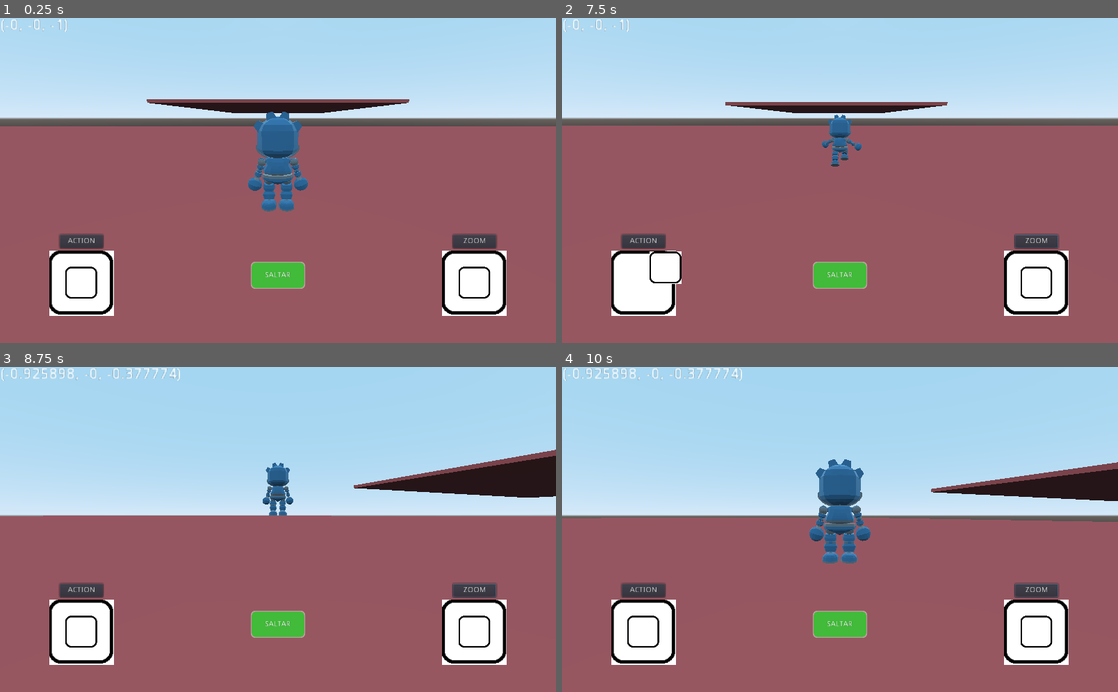
Above: before the commit, frames 1-4 (two rows, left to right).
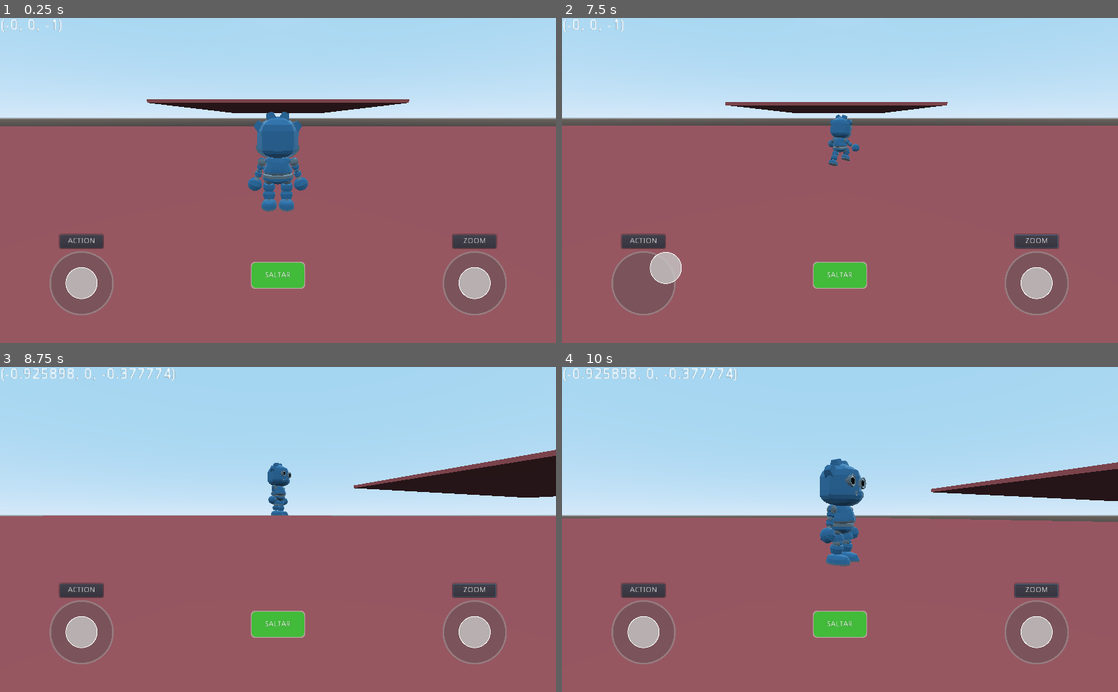
Above: after the commit, the same moments.

Repository: Pachodev77/godot1
Game: Godot game, scene res://escena/mapa_test.tscn
Same seed, same stepped clock (60 frames per second), same inputs: the game is played once before the commit and once after it.
Inputs (mouse positions are in pixels of both pictures, inside the frame that each line leads up to):
- Up to frame 1 (0.25 s): no input
- Up to frame 2 (7.5 s): click "ACTION" at 0.5 s; click "SALTAR" at 1.25 s; click "ZOOM" at 2 s; click "ACTION" at 2.75 s; click "SALTAR" at 3.5 s; click "ZOOM" at 4.25 s; click "ACTION" at 5 s; click "SALTAR" at 5.75 s; click "ZOOM" at 6.5 s; drag from (645, 284) to (895, 109) at 7.27 s
- Up to frame 3 (8.75 s): drag from (472, 633) to (250, 594) at 8.02 s
- Up to frame 4 (10 s): move the mouse to (895, 458) at 8.77 s; click (895, 458) at 8.92 s; tap Enter at 9.5 s; drag from (812, 594) to (673, 480) at 9.52 s

The runs differ from the first frame. In frame 1, 4.7% of the frame differs, in the area x 5-92%, y 0-92%; in frame 2, 5.0%; in frame 3, 5.2%; in frame 4, 6.1%, in the area x 8-92%, y 0-92%.

Commit message:
Update joystick visuals and implement orbital camera rotation

Diff:
--- a/escena/joystick.tscn
+++ b/escena/joystick.tscn
@@ -1,12 +1,13 @@
-[gd_scene load_steps=3 format=2]
+[gd_scene load_steps=4 format=2]
 
-[ext_resource path="res://base_stick.png" type="Texture" id=1]
-[ext_resource path="res://script/joystick.gd" type="Script" id=2]
+[ext_resource path="res://joystick_base.png" type="Texture" id=1]
+[ext_resource path="res://joystick_stick.png" type="Texture" id=2]
+[ext_resource path="res://script/joystick.gd" type="Script" id=3]
 
 [node name="Joystick" type="Control"]
 anchor_right = 1.0
 anchor_bottom = 1.0
-script = ExtResource( 2 )
+script = ExtResource( 3 )
 __meta__ = {
 "_edit_use_anchors_": false
 }
@@ -26,7 +27,7 @@
 anchor_top = 0.25
 anchor_right = 0.75
 anchor_bottom = 0.75
-texture = ExtResource( 1 )
+texture = ExtResource( 2 )
 expand = true
 stretch_mode = 6
 __meta__ = {
--- a/script/jugador.gd
+++ b/script/jugador.gd
@@ -25,9 +25,16 @@
 func _physics_process(delta):
 	var direction = Vector3.ZERO
 
-	# Input (WASD / flechas)
-	var forward = -transform.basis.z
-	var right = transform.basis.x
+	# Obtener la dirección basada en la rotación de la cámara (orbital)
+	var camera_basis = pivot.global_transform.basis
+	var forward = -camera_basis.z
+	var right = camera_basis.x
+
+	# Proyectar forward y right en el plano horizontal (ignorar componente Y)
+	forward.y = 0
+	forward = forward.normalized()
+	right.y = 0
+	right = right.normalized()
 
 	$Label.text = str(forward)
 
@@ -36,6 +43,15 @@
 	if move_vector != Vector2.ZERO:
 		direction += forward * -move_vector.y
 		direction += right * move_vector.x
+
+	direction = direction.normalized()
+
+	# Rotar solo el modelo del personaje hacia la dirección del movimiento (no el nodo principal)
+	if direction.length() > 0.1:
+		var target_rotation = atan2(direction.x, direction.z)
+		var current_model_rotation = $"3DGodotRobot".rotation.y
+		var angle_diff = fposmod(target_rotation - current_model_rotation + PI, TAU) - PI
+		$"3DGodotRobot".rotation.y += angle_diff * 0.15
 
 	#Sistema de animacion
 	var horizontal_velocity = Vector2(velocidad.x, velocidad.z)
@@ -48,8 +64,6 @@
 		anim = "Jump"
 
 	$"3DGodotRobot/AnimationPlayer".play(anim)
-
-	direction = direction.normalized()
 
 	# Movimiento horizontal
 	velocidad.x = direction.x * speed
@@ -68,9 +82,12 @@
 	# Verificar si el jugador está en el suelo
 	on_ground = is_on_floor()
 
-	# Joystick camera rotation
+	# Joystick camera rotation (orbital)
 	if camera_vector != Vector2.ZERO:
-		rotate_y(-camera_vector.x * mouse_sensitivity * 20)
+		# Rotación horizontal (alrededor del eje Y del pivot)
+		pivot.rotate_y(-camera_vector.x * mouse_sensitivity * 20)
+
+		# Rotación vertical (alrededor del eje X del pivot)
 		camera_rotation_x -= camera_vector.y * mouse_sensitivity * 20
 		camera_rotation_x = clamp(camera_rotation_x, deg2rad(max_look_down), deg2rad(max_look_up))
 		pivot.rotation.x = camera_rotation_x
Binary file added: joystick_base.png
Not shown, added: joystick_base.png.import
Binary file added: joystick_stick.png
Not shown, added: joystick_stick.png.import
Not shown, added: create_joystick_images.py
